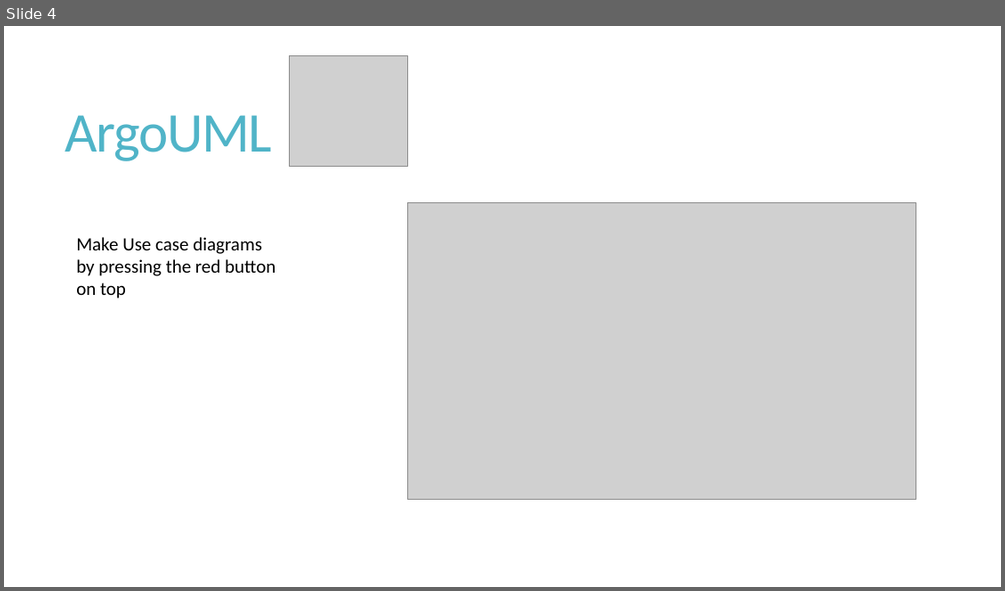
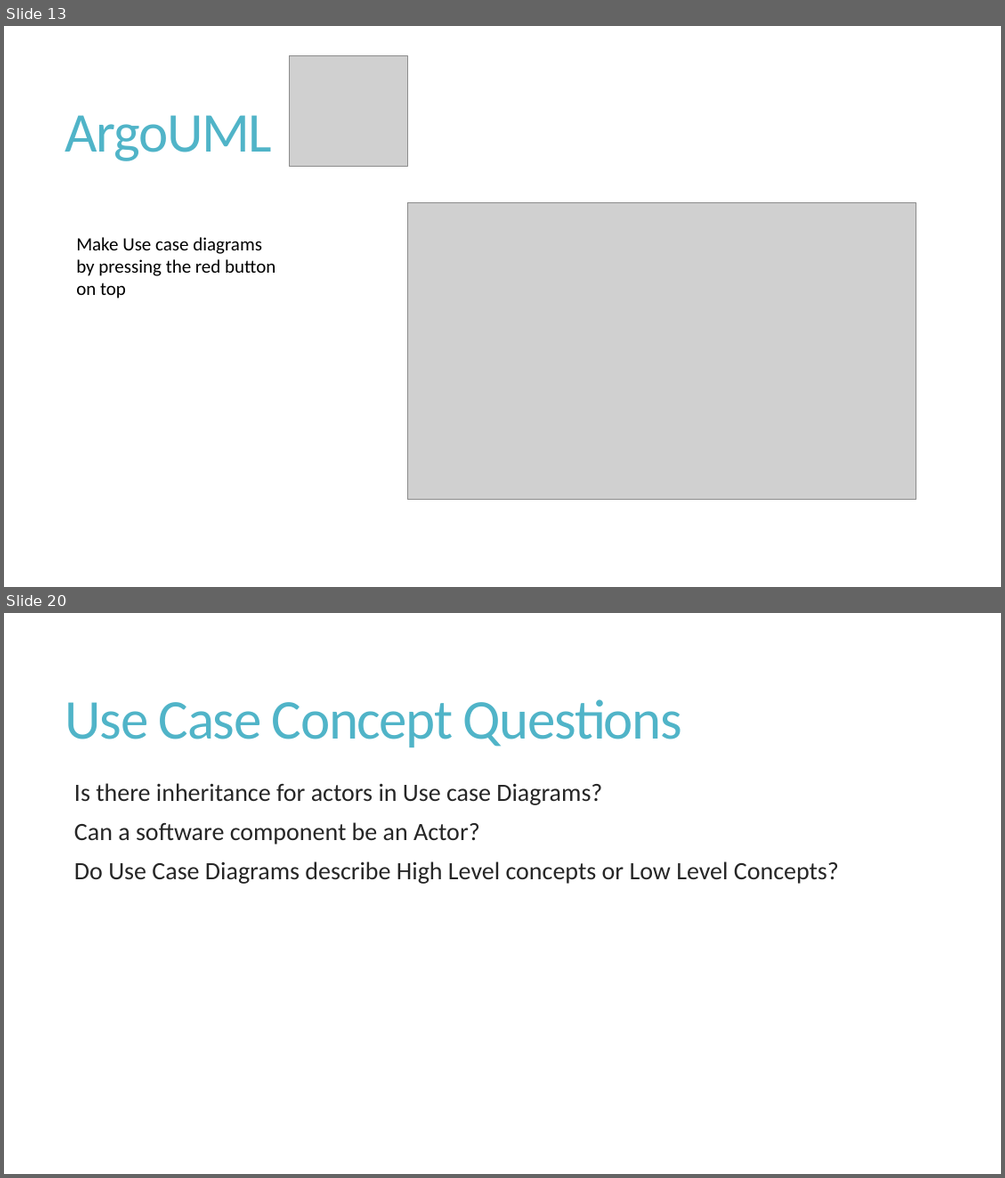
Before and after one commit to shabbir-hussain/ecse321tutW15, a slide deck: 04-RequirementsCont.pptx. Shown one above the other, each under a label of ours: slide 4 before the commit, slides 13 and 20 after it; the slides between them are not shown. The pictures are 1005x591 and 1005x1178 pixels, drawn with LibreOffice and Linux fonts; fonts in the diff are those of the drawing; grey boxes stand for pictures. Boxes give left, top, right and bottom in pixels: in the first picture for what was removed or moved away, otherwise in the second. Text is boxed around its words. In the diff, an @@ line names an element or a change of style, - is before the commit and + after.

```diff
--- a/04-RequirementsCont.pptx
+++ b/04-RequirementsCont.pptx
@@ slide 20 added at (4, 613, 1001, 1174), background #FFFFFF @@
@@ title added at (65, 699, 682, 747), 54 pt, text #50B4C8 @@
+Use Case Concept Questions
@@ text added at (74, 783, 839, 884), 24 pt, text #262626 @@
+  Is there inheritance for actors in Use case Diagrams?
+  Can a software component be an Actor?
+  Do Use Case Diagrams describe High Level concepts or Low Level Concepts?
@@ what was slide 4 is now slide 13 @@
```
Also in this commit, not shown: 4 slides changed, 15 other slides added.
